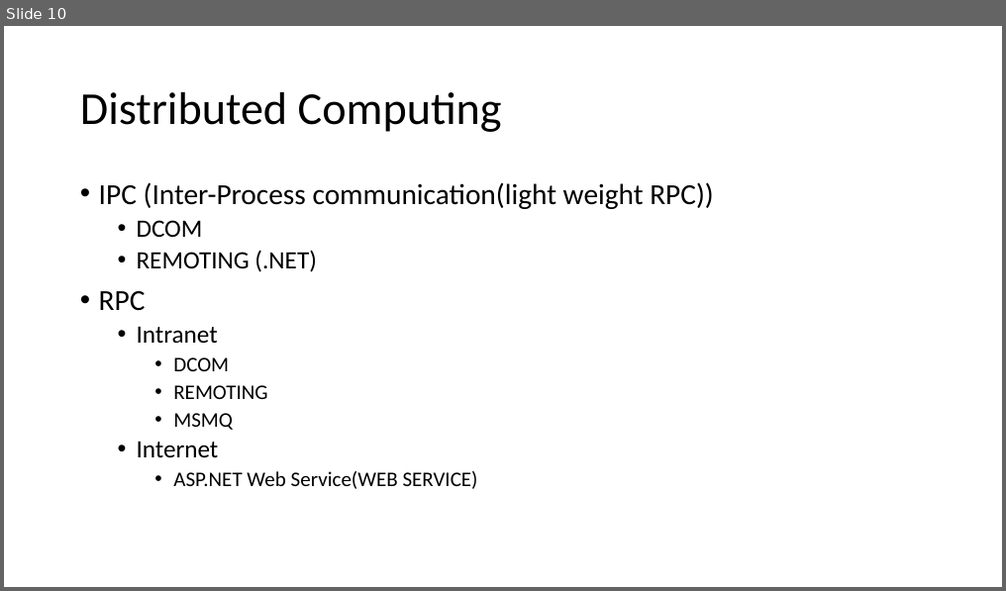
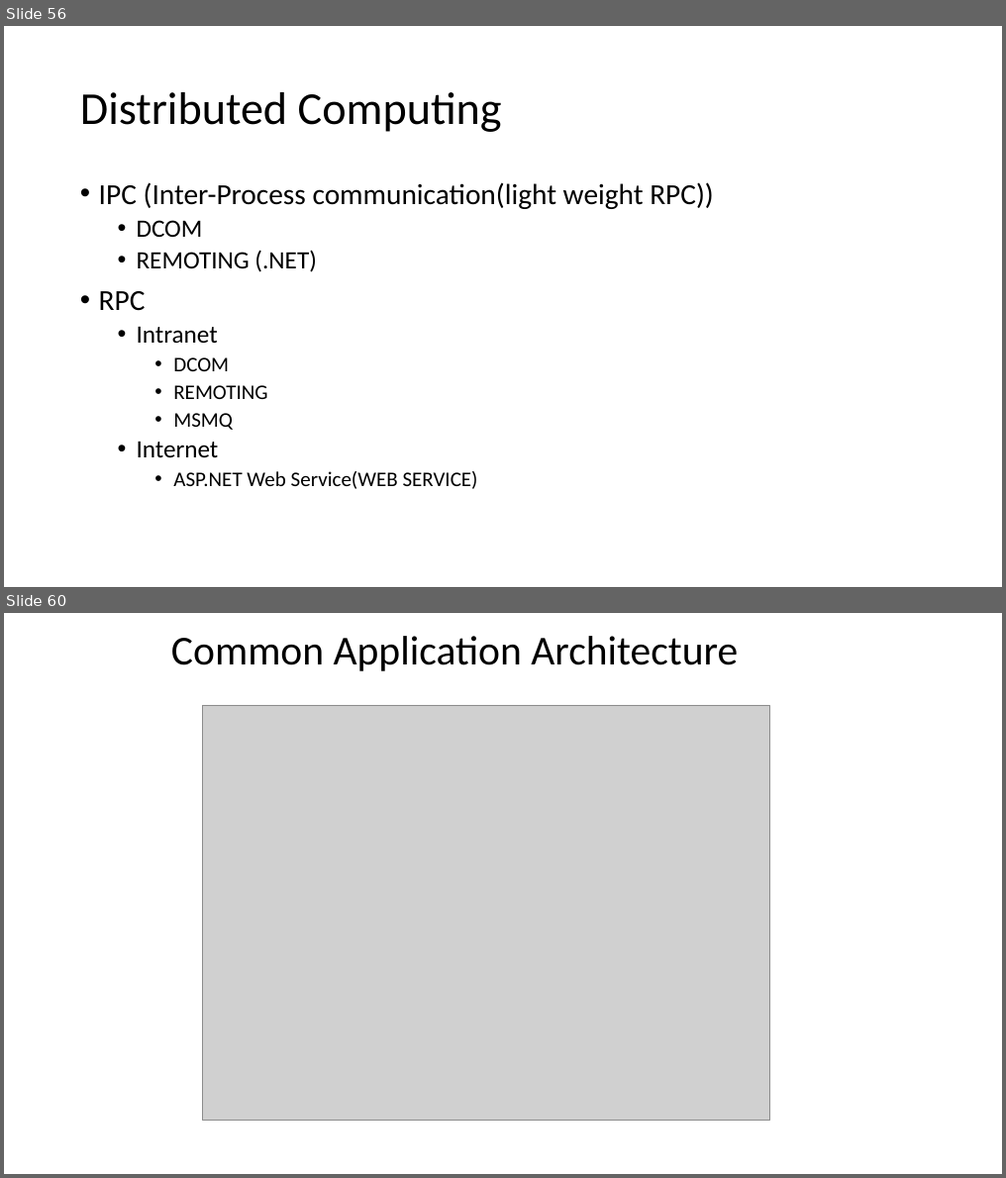
Before and after one commit to elangrg/KDL_27Jun2023, a slide deck: KDL_Con_CSharp_Intro27Jun2023/Content/KynDryl_27Jun_23ClassFlow.pptx. Shown one above the other, each under a label of ours: slide 10 before the commit, slides 56 and 60 after it; the slides between them are not shown. The pictures are 1006x591 and 1006x1178 pixels, drawn with LibreOffice and Linux fonts; fonts in the diff are those of the drawing; grey boxes stand for pictures. Boxes give left, top, right and bottom in pixels: in the first picture for what was removed or moved away, otherwise in the second. Text is boxed around its words. In the diff, an @@ line names an element or a change of style, - is before the commit and + after.

```diff
--- a/KDL_Con_CSharp_Intro27Jun2023/Content/KynDryl_27Jun_23ClassFlow.pptx
+++ b/KDL_Con_CSharp_Intro27Jun2023/Content/KynDryl_27Jun_23ClassFlow.pptx
@@ slide 60 added at [4, 613, 1002, 1174], background #FFFFFF @@
@@ title added at [171, 636, 738, 671], 39.6 pt, text #000000 @@
+Common Application Architecture
@@ picture added at [202, 705, 770, 1121] @@
@@ what was slide 10 is now slide 56 @@
```
Also in this commit, not shown: 28 other slides added.
